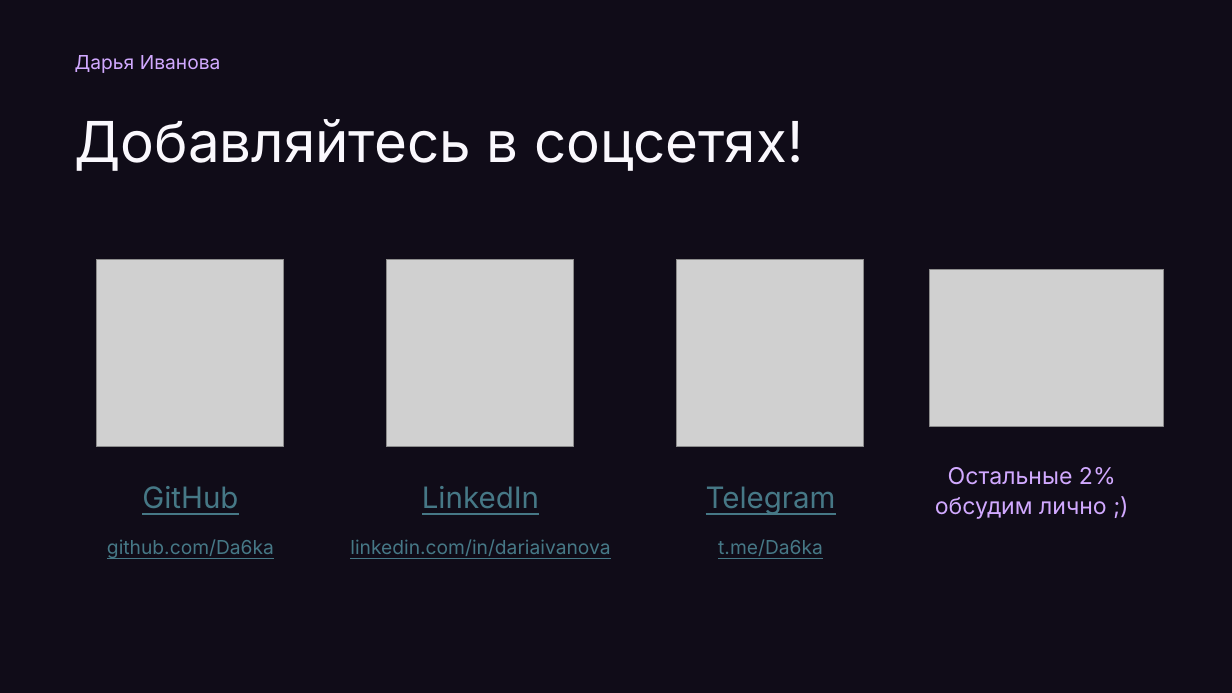
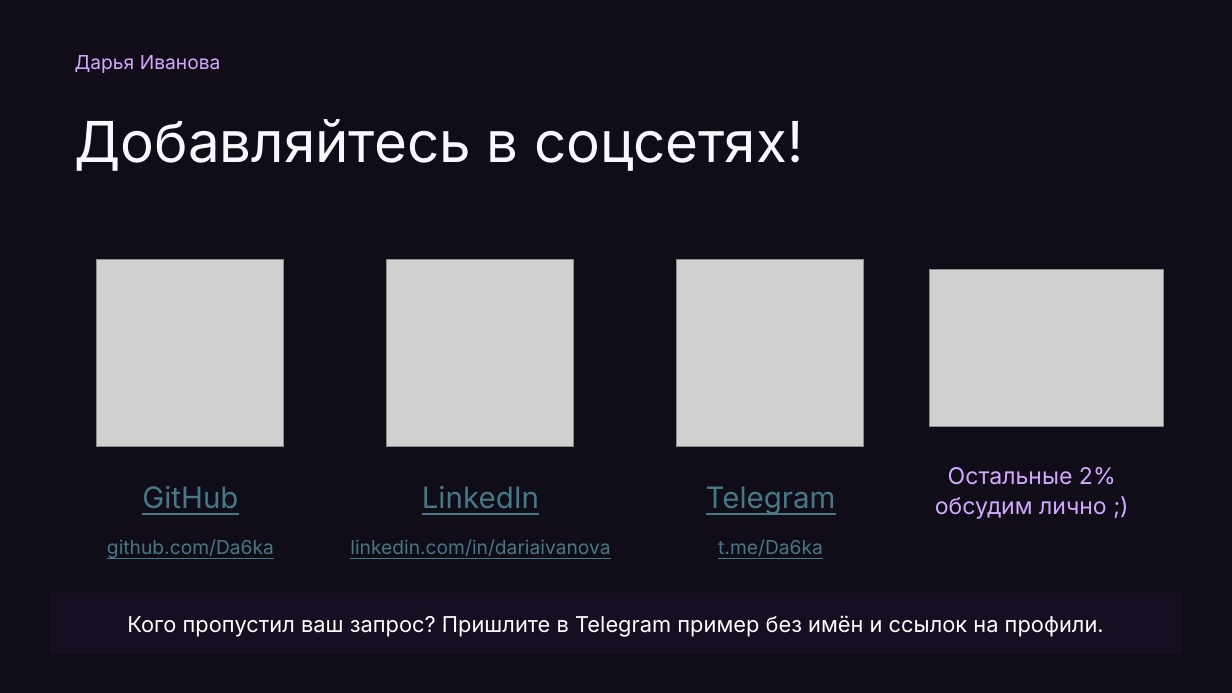
Before and after one commit to Da6ka/ta-meetup-ai-sourcing-2026-11-19, a slide deck: slide 31 of materials/spb-it-recruiter-meetup.pptx. Drawn at 1232x693 pixels with LibreOffice and Linux fonts; fonts in the diff are those of the drawing; grey boxes stand for pictures. Boxes give left, top, right and bottom in pixels: in the first picture for what was removed or moved away, otherwise in the second. Text is boxed around its words. In the diff, an @@ line names an element or a change of style, - is before the commit and + after.

```diff
--- a/materials/spb-it-recruiter-meetup.pptx
+++ b/materials/spb-it-recruiter-meetup.pptx
@@ rectangle added at <box>50,593,1182,655</box>, fill #170F21, 17 pt, text #FFFFFF @@
+Кого пропустил ваш запрос? Пришлите в Telegram пример без имён и ссылок на профили.
```
Also in this commit, not shown: 2 other slides changed, 1 other file.
